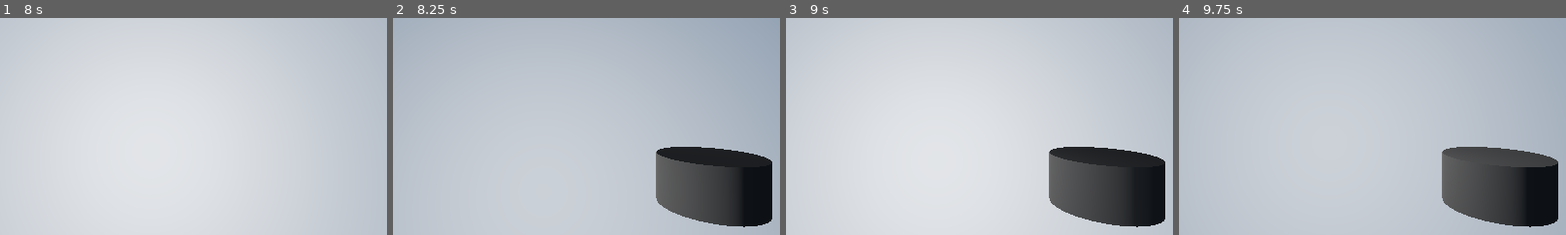
Above: before the commit, frames 1-4 (left to right).
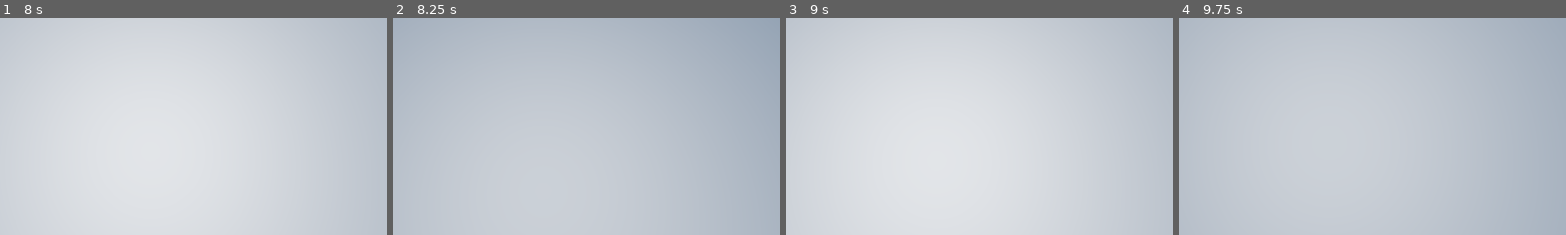
Above: after the commit, the same moments.

Repository: AnsonRutherford/LD57
Game: Godot game, scene res://Scenes/start.tscn
Same seed, same stepped clock (60 frames per second), same inputs: the game is played once before the commit and once after it.
Inputs (mouse positions are % of the whole screen's width and height, from its top left):
- Up to frame 1 (8 s): click "Go To Gameplay" at 0.5 s; click "Go back to main menu" at 1.25 s; click "Go To Gameplay" at 2 s; tap Enter at 2.75, 5, 6.5 s; move the mouse to (55, 50) at 2.77 s; hold Up (ui_up) from 2.78 s (still down); click (55, 50) at 2.85 s; tap Space (jump) at 3.02, 3.77, 4.25, 5.27, 5.75, 6.02, 6.77 s; move the mouse to (45, 50) at 3.52 s; click (45, 50) at 3.6 s; move the mouse to (52, 48) at 4.27 s; right-click (52, 48) at 4.35 s; click (52, 48) at 4.55 s; move the mouse to (49, 52) at 5.02 s; tap Shift (run) at 5.1 s; click (49, 52) at 5.3 s; move the mouse to (57, 51) at 5.77 s; click (57, 51) at 5.85 s; move the mouse to (42, 49) at 6.52 s; click (42, 49) at 6.6 s; move the mouse to (51, 50) at 7.27 s; right-click (51, 50) at 7.35 s; click (51, 50) at 7.55 s
- Up to frame 2 (8.25 s): tap Space (jump) at 8 s; move the mouse to (46, 48) at 8.02 s; release Up (ui_up) at 8.03 s; hold Right (ui_right) from 8.03 s (still down); tap Shift (run) at 8.1 s
- Up to frame 3 (9 s): tap Space (jump) at 8.27 s; click (46, 48) at 8.3 s; move the mouse to (55, 50) at 8.77 s; release Right (ui_right) at 8.78 s; hold Up (ui_up) from 8.78 s (still down); click (55, 50) at 8.85 s
- Up to frame 4 (9.75 s): keep holding Up (ui_up); tap Space (jump) at 9.02 s; move the mouse to (45, 50) at 9.52 s; click (45, 50) at 9.6 s
The pictures show only the part of the screen within x 31-80%, y 32-82%; the shares and areas given below are measured in that part.

Frame 1 is identical in both runs. In frame 2, 9.7% of the frame differs, in the area x 67-98%, y 59-97%; in frame 3, 9.7%; in frame 4, 9.7%.

Commit message:
Puzzle door

Diff:
--- /dev/null
+++ b/Scenes/PuzzleDoor.tscn
@@ -0,0 +1,20 @@
+[gd_scene load_steps=4 format=3 uid="uid://bwtwjlhrpa181"]
+
+[ext_resource type="Script" uid="uid://cemfe2wa6jxtx" path="res://Scenes/puzzle_door.gd" id="1_rsw5k"]
+
+[sub_resource type="BoxMesh" id="BoxMesh_rbe8o"]
+size = Vector3(0.2, 7, 3.5)
+
+[sub_resource type="ConcavePolygonShape3D" id="ConcavePolygonShape3D_rsw5k"]
+data = PackedVector3Array(-0.1, 3.5, 1.75, 0.1, 3.5, 1.75, -0.1, -3.5, 1.75, 0.1, 3.5, 1.75, 0.1, -3.5, 1.75, -0.1, -3.5, 1.75, 0.1, 3.5, -1.75, -0.1, 3.5, -1.75, 0.1, -3.5, -1.75, -0.1, 3.5, -1.75, -0.1, -3.5, -1.75, 0.1, -3.5, -1.75, 0.1, 3.5, 1.75, 0.1, 3.5, -1.75, 0.1, -3.5, 1.75, 0.1, 3.5, -1.75, 0.1, -3.5, -1.75, 0.1, -3.5, 1.75, -0.1, 3.5, -1.75, -0.1, 3.5, 1.75, -0.1, -3.5, -1.75, -0.1, 3.5, 1.75, -0.1, -3.5, 1.75, -0.1, -3.5, -1.75, 0.1, 3.5, 1.75, -0.1, 3.5, 1.75, 0.1, 3.5, -1.75, -0.1, 3.5, 1.75, -0.1, 3.5, -1.75, 0.1, 3.5, -1.75, -0.1, -3.5, 1.75, 0.1, -3.5, 1.75, -0.1, -3.5, -1.75, 0.1, -3.5, 1.75, 0.1, -3.5, -1.75, -0.1, -3.5, -1.75)
+
+[node name="PuzzleDoor" type="Node3D"]
+script = ExtResource("1_rsw5k")
+
+[node name="MeshInstance3D" type="MeshInstance3D" parent="."]
+mesh = SubResource("BoxMesh_rbe8o")
+
+[node name="StaticBody3D" type="StaticBody3D" parent="MeshInstance3D"]
+
+[node name="CollisionShape3D" type="CollisionShape3D" parent="MeshInstance3D/StaticBody3D"]
+shape = SubResource("ConcavePolygonShape3D_rsw5k")
--- a/Scenes/gameplay.tscn
+++ b/Scenes/gameplay.tscn
@@ -1,8 +1,9 @@
-[gd_scene load_steps=7 format=3 uid="uid://iblvj5it46o8"]
+[gd_scene load_steps=8 format=3 uid="uid://iblvj5it46o8"]
 
 [ext_resource type="Script" uid="uid://dwbt24gp2w1xt" path="res://Scripts/gameplay.gd" id="1_hf1ha"]
 [ext_resource type="PackedScene" uid="uid://c2fbb4atf5n6p" path="res://Scenes/puzzle_room.tscn" id="3_kwrm5"]
 [ext_resource type="PackedScene" uid="uid://p6topo8tswhw" path="res://Player.tscn" id="3_m34ki"]
+[ext_resource type="PackedScene" uid="uid://bwtwjlhrpa181" path="res://Scenes/PuzzleDoor.tscn" id="4_kwrm5"]
 
 [sub_resource type="ProceduralSkyMaterial" id="ProceduralSkyMaterial_wbxth"]
 sky_horizon_color = Color(0.662243, 0.671743, 0.686743, 1)
@@ -46,3 +47,6 @@
 
 [node name="PuzzleRoom" parent="." instance=ExtResource("3_kwrm5")]
 transform = Transform3D(1, 0, 0, 0, 1, 0, 0, 0, 1, 3.95617, -2.22497, -2.5034)
+
+[node name="PuzzleDoor" parent="." instance=ExtResource("4_kwrm5")]
+transform = Transform3D(1, 0, 0, 0, 1, 0, 0, 0, 1, 3.90989, 1.34371, 2.54135)
--- /dev/null
+++ b/Scenes/puzzle_door.gd
@@ -0,0 +1,26 @@
+extends Node3D
+
+@export var puzzle: Globals.PUZZLE
+
+var is_open: bool = false
+
+# Called when the node enters the scene tree for the first time.
+func _ready() -> void:
+	Globals.PUZZLE_SOLVED.connect(_puzzle_solved)
+
+# Called every frame. 'delta' is the elapsed time since the previous frame.
+func _process(delta: float) -> void:
+	pass
+
+func open() -> void:
+	if is_open:
+		return
+	is_open = true
+	print("opening puzzle door")
+	# tween for now, could make this animation player if we need more advanced movement
+	var tween := get_tree().create_tween()
+	tween.tween_property(self, "position", self.position + Vector3(0, 5, 0), 1.0)
+
+func _puzzle_solved(puzzle_solved: Globals.PUZZLE) -> void:
+	if puzzle_solved == puzzle:
+		open()
--- a/Scripts/globals.gd
+++ b/Scripts/globals.gd
@@ -6,6 +6,8 @@
 var gameplay_scene: PackedScene = preload("res://Scenes/gameplay.tscn")
 
 var mouse_sens: float = .01
+enum PUZZLE {LIGHT}
+signal PUZZLE_SOLVED(puzzle: PUZZLE)
 
 func _ready() -> void:
 	print("debug mode")
--- /dev/null
+++ b/Scripts/rotate_interact.gd
@@ -0,0 +1,18 @@
+extends MeshInstance3D
+
+const rotation_duration := 0.1
+
+var rotate_state: int = 0
+@export var rotations: Array[Vector3]
+
+func interact() -> void:
+	rotate_state = (rotate_state + 1) % len(rotations)
+	var look_vector := rotations[rotate_state].normalized()
+	create_tween().tween_property(self, "rotation", look_vector, rotation_duration)
+
+func _ready() -> void:
+	add_to_group("Interactable")
+
+func _process(_delta: float) -> void:
+	if Input.is_action_just_pressed("ui_up"):
+		interact()
--- a/player.gd
+++ b/player.gd
@@ -32,10 +32,10 @@
 		velocity.y = JUMP_VELOCITY
 
 	if Input.is_action_just_pressed("ui_right"):
-		handle_hold_item(HELD_ITEM.MIRROR)
+		Globals.PUZZLE_SOLVED.emit(Globals.PUZZLE.LIGHT)
 
 	if Input.is_action_just_pressed("ui_down"):
-		lose_held_item()
+		pass
 
 	# Get the input direction and handle the movement/deceleration.
 	# As good practice, you should replace UI actions with custom gameplay actions.
Not shown, added: Scenes/puzzle_door.gd.uid
Not shown: 1 places in Scenes/start.tscn that only renumber resources
Not shown, added: Scripts/rotate_interact.gd.uid
